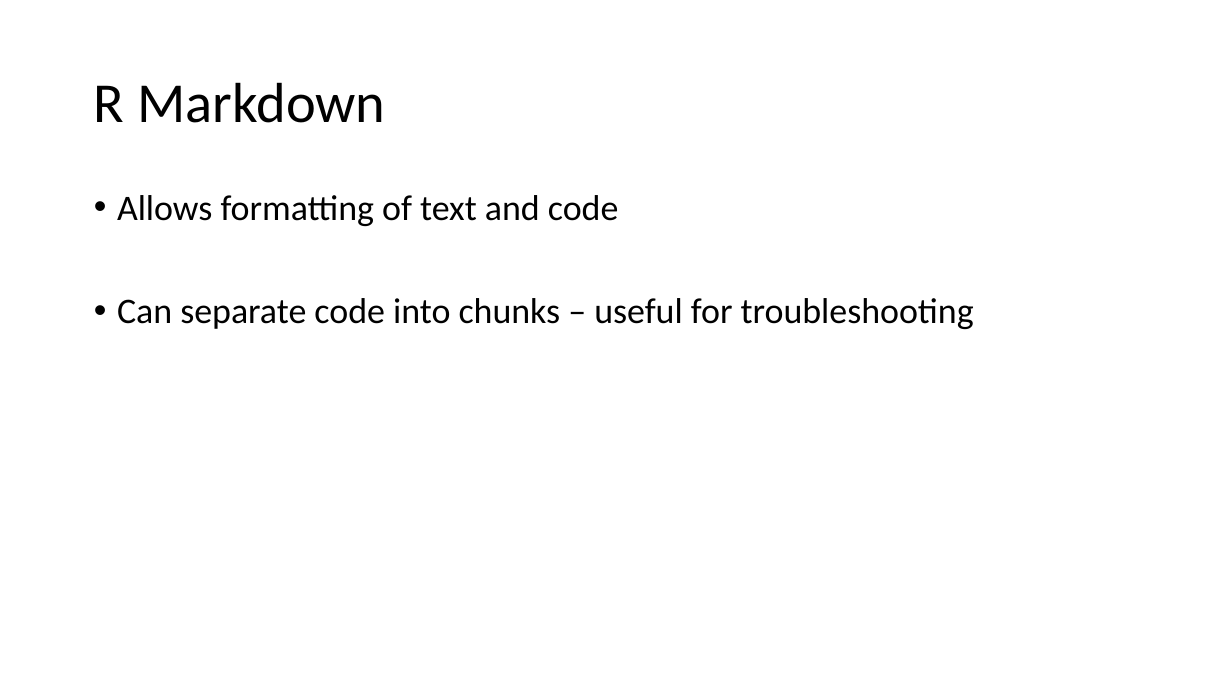
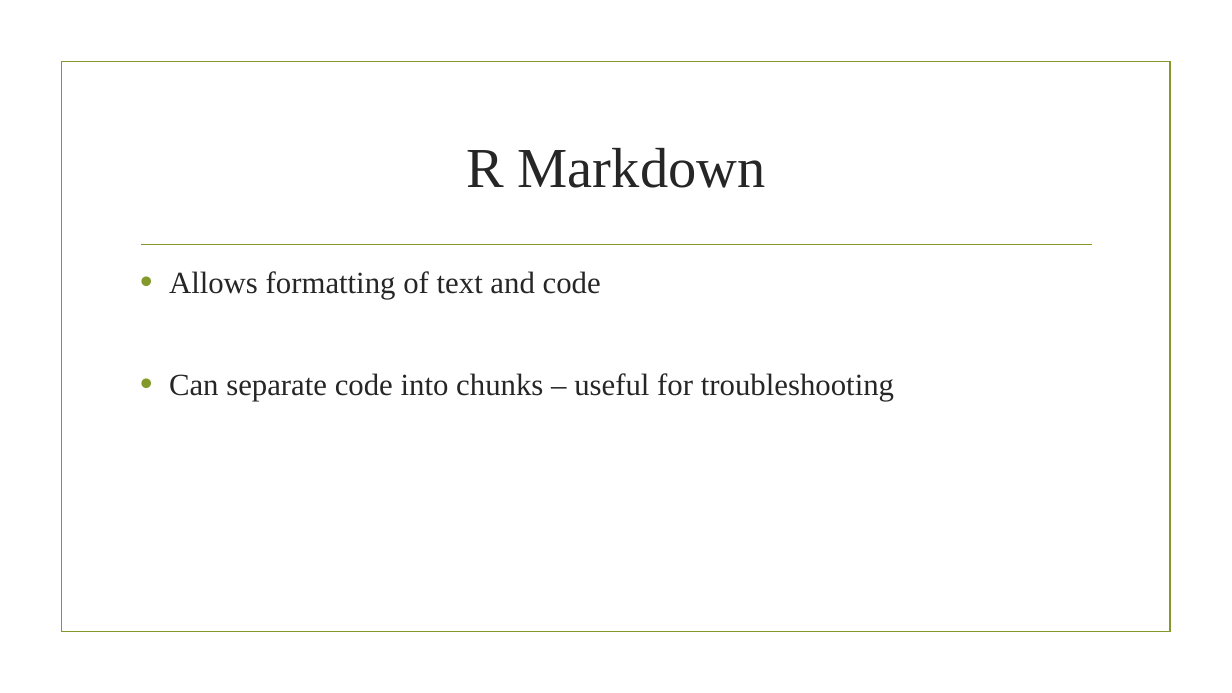
Before and after one commit to jstinzi/R-UNM-Biology-Workshop, a slide deck: slide 4 of Beginner Workshop/Introductory Concepts in R.pptx. Drawn at 1232x693 pixels with LibreOffice and Linux fonts; fonts in the diff are those of the drawing; background and template pictures are left out. Boxes give left, top, right and bottom in pixels: in the first picture for what was removed or moved away, otherwise in the second. Text is boxed around its words. In the diff, an @@ line names an element or a change of style, - is before the commit and + after.

```diff
--- a/Beginner Workshop/Introductory Concepts in R.pptx
+++ b/Beginner Workshop/Introductory Concepts in R.pptx
@@ rectangle added at (x1=61, y1=62, x2=1170, y2=632), outline #83992A 1.25 pt @@
@@ title "R Markdown" moved from (x1=94, y1=82, x2=385, y2=123) to (x1=466, y1=148, x2=766, y2=188) @@
@@ title "R Markdown" at (x1=466, y1=148, x2=766, y2=188): font Calibri to Times New Roman, text colour #000000 to #262626; alignment left to centre; line spacing 0.9 to 1 @@
@@ text "Allows formatting of text and ..." moved from (x1=117, y1=195, x2=974, y2=329) to (x1=169, y1=271, x2=894, y2=401) @@
@@ text "Allows formatting of text and ..." at (x1=169, y1=271, x2=894, y2=401): size 28 to 24 pt, font Calibri to Times New Roman, text colour #000000 to #262626; indent changed; line spacing 0.9 to 1 @@
@@ line added from (141, 245) to (1092, 245), #83992A 1.25 pt @@
```
Also in this commit, not shown: 8 other slides changed, 1 slide added, 1 slide removed, 2 other files.
